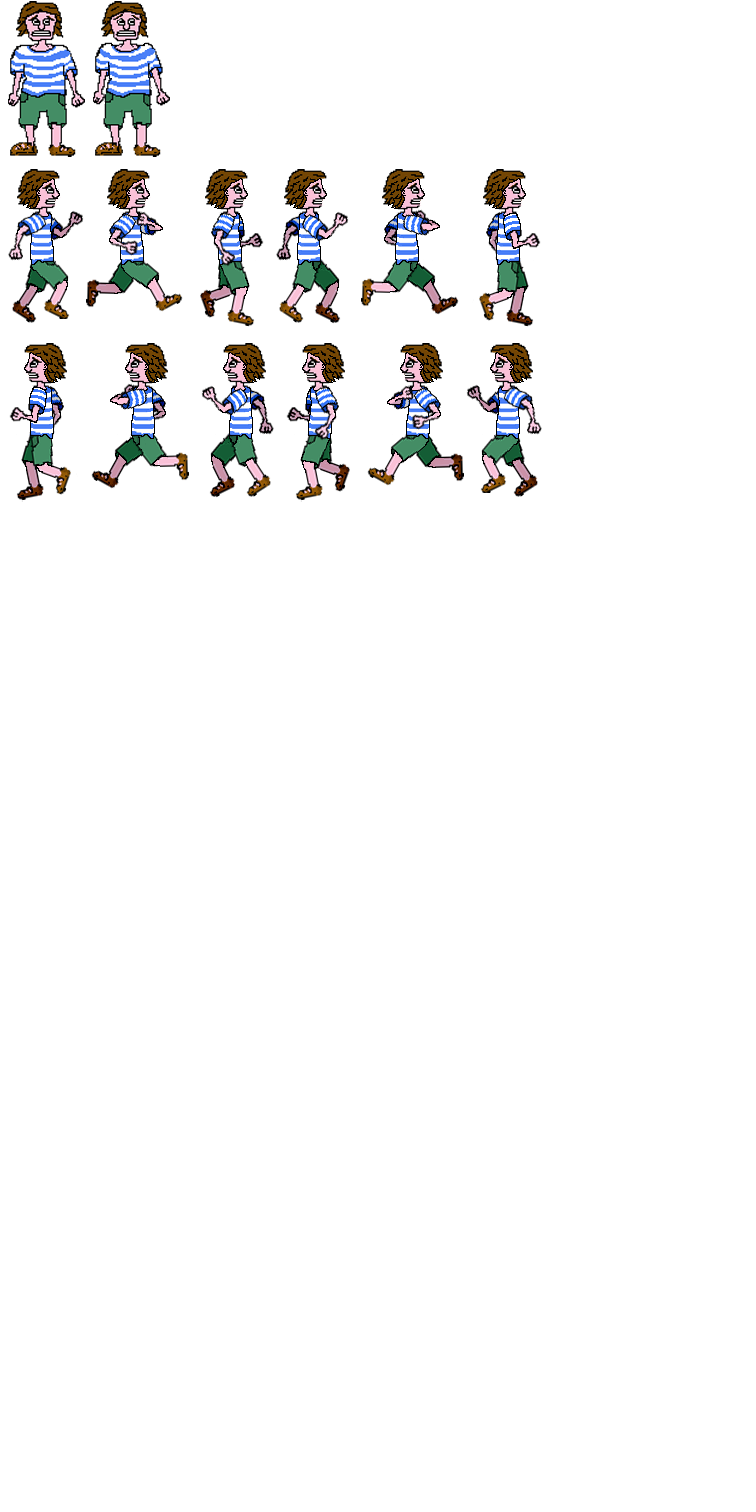
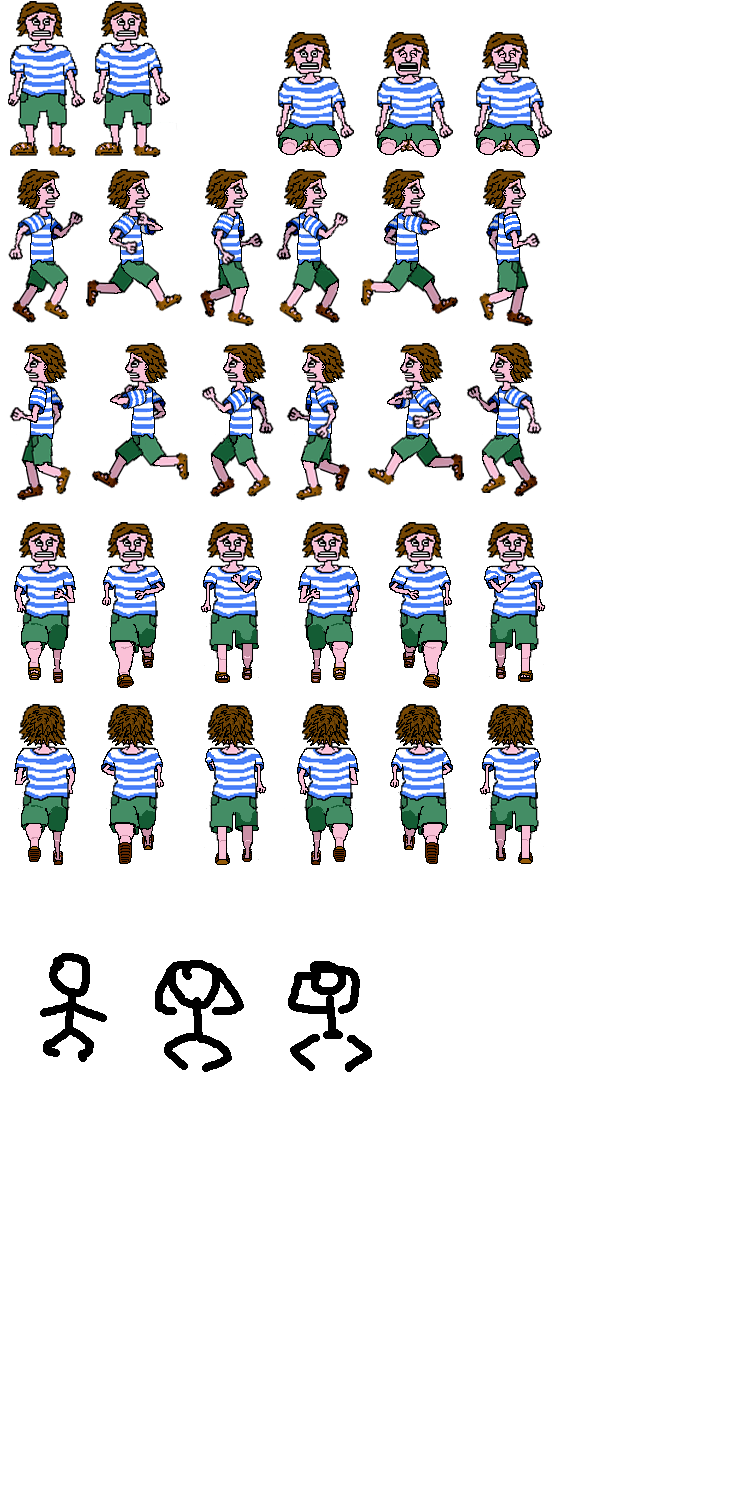
Comparing the layer stacks of the two 756 x 1512 images. Changes:
renamed "Layer 3" to "dead", showed it, painted on it over (40, 32, 552, 1072)
moved "run right" above "run away" over (126, 9, 541, 157)
added layer "run away" above "run towards" over (14, 704, 544, 865)
added layer "run towards" above "run left" over (14, 522, 546, 688)
